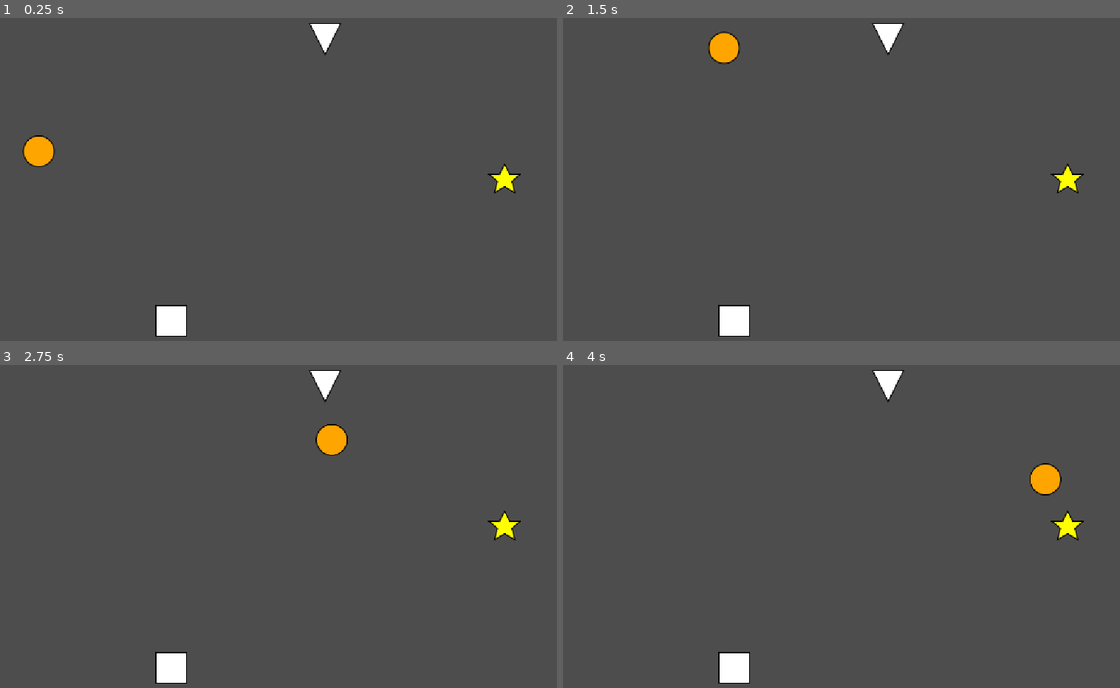
Above: before the commit, frames 1-4 (two rows, left to right).
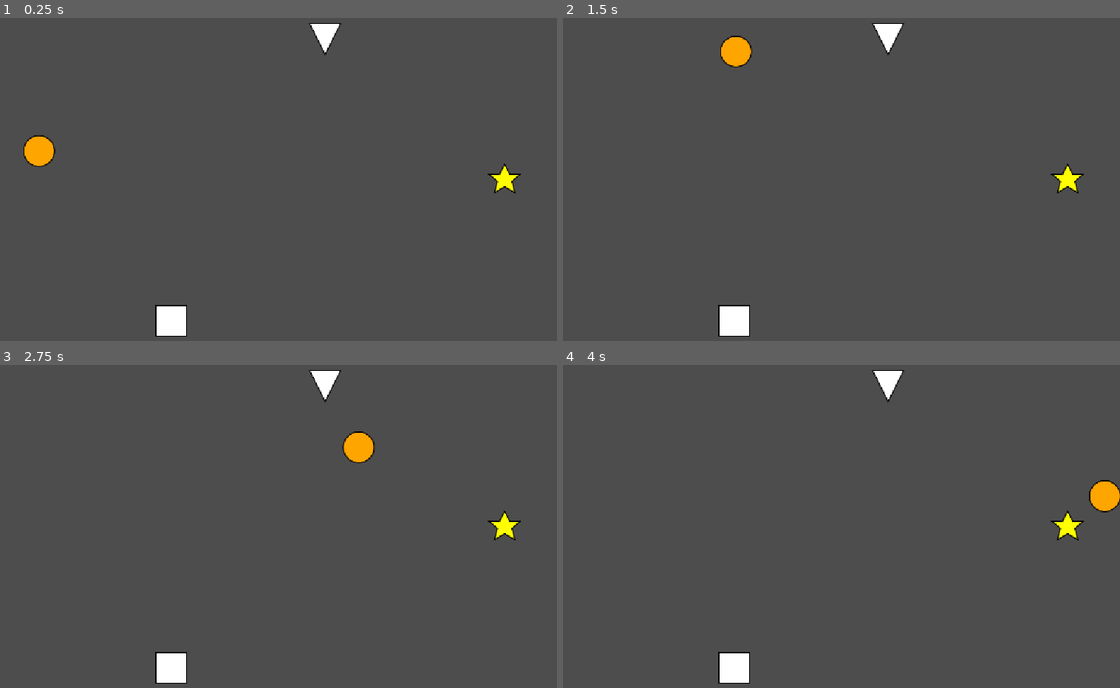
Above: after the commit, the same moments.

Repository: jergas/circle-racer
Game: Godot game, scene res://scenes/Main.tscn
The game is run twice, just before and just after one commit, with the same random seed, the same clock (stepped at 60 frames per second) and the same inputs.
Inputs:
- Up to frame 1 (0.25 s): no input
- Up to frame 2 (1.5 s): no input
- Up to frame 3 (2.75 s): no input
- Up to frame 4 (4 s): no input

The runs differ from the first frame. In frame 1, less than 0.1% of the frame differs, in the area x 3-10%, y 36-47%; in frame 2, 0.5%; in frame 3, 0.9%; in frame 4, 0.9%, in the area x 83-100%, y 30-46%.

Commit message:
Implement GameConfig and constant speed logic

Diff:
--- a/project.godot
+++ b/project.godot
@@ -11,23 +11,18 @@
 [application]
 
 config/name="Circle Racer"
-config/features=PackedStringArray("4.3", "Forward Plus")
+run/main_scene="res://scenes/Main.tscn"
+config/features=PackedStringArray("4.5", "Forward Plus")
 config/icon="res://icon.svg"
-
-[application]
-
-run/main_scene="res://scenes/Main.tscn"
 
 [display]
 
-window/size/viewport_width=1152
-window/size/viewport_height=648
 window/stretch/mode="canvas_items"
 
 [dotnet]
 
 project/assembly_name="Circle Racer"
 
-[rendering]
+[autoload]
 
-renderer/rendering_method="forward_plus"
+GameConfig="*res://scripts/GameConfig.gd"
--- a/scenes/Level_Passageway.tscn
+++ b/scenes/Level_Passageway.tscn
@@ -15,6 +15,9 @@
 [sub_resource type="CircleShape2D" id="CircleShape_Goal"]
 radius = 30.0
 
+[sub_resource type="RectangleShape2D" id="RectShape_WallVertical"]
+size = Vector2(20, 648)
+
 [node name="Level_Passageway" type="Node2D"]
 
 ; Top Wall
@@ -30,6 +33,20 @@
 
 [node name="CollisionShape2D" type="CollisionShape2D" parent="WallBottom"]
 shape = SubResource("RectShape_Wall")
+
+; Left Wall
+[node name="WallLeft" type="StaticBody2D" parent="."]
+position = Vector2(-10, 324)
+
+[node name="CollisionShape2D" type="CollisionShape2D" parent="WallLeft"]
+shape = SubResource("RectShape_WallVertical")
+
+; Right Wall
+[node name="WallRight" type="StaticBody2D" parent="."]
+position = Vector2(1162, 324)
+
+[node name="CollisionShape2D" type="CollisionShape2D" parent="WallRight"]
+shape = SubResource("RectShape_WallVertical")
 
 ; Obstacle 1 (Square)
 [node name="ObstacleSquare" type="StaticBody2D" parent="."]
--- /dev/null
+++ b/scripts/GameConfig.gd
@@ -0,0 +1,3 @@
+extends Node
+
+var player_speed: float = 300.0
--- a/scripts/Goal.gd
+++ b/scripts/Goal.gd
@@ -2,7 +2,7 @@
 
 signal goal_reached
 
-func _on_body_entered(body):
+func _on_body_entered(_body):
 	# Assuming the only physics body moving is the Player
 	# A more robust check: if body.is_in_group("player") or body.name == "Player"
 	emit_signal("goal_reached")
--- a/scripts/Player.gd
+++ b/scripts/Player.gd
@@ -1,6 +1,4 @@
 extends RigidBody2D
-
-@export var speed: float = 300.0
 
 func _ready():
 	# Initialize with a random direction
@@ -8,8 +6,13 @@
 
 func change_direction():
 	var dir = Vector2.RIGHT.rotated(randf() * TAU)
-	linear_velocity = dir * speed
+	linear_velocity = dir * GameConfig.player_speed
 
 func _on_body_entered(_body):
 	# "The characters move by bouncing... choose a new random direction when they hit an obstacle"
 	change_direction()
+
+func _integrate_forces(state):
+	# Enforce constant speed
+	if state.linear_velocity.length() > 0:
+		state.linear_velocity = state.linear_velocity.normalized() * GameConfig.player_speed
Not shown, added: assets/player.svg.import
Not shown, added: assets/square.svg.import
Not shown, added: assets/star.svg.import
Not shown, added: assets/triangle.svg.import
Not shown, added: icon.svg.import
Not shown, added: scripts/GameConfig.gd.uid
Not shown, added: scripts/Goal.gd.uid
Not shown, added: scripts/Main.gd.uid
Not shown, added: scripts/Player.gd.uid
